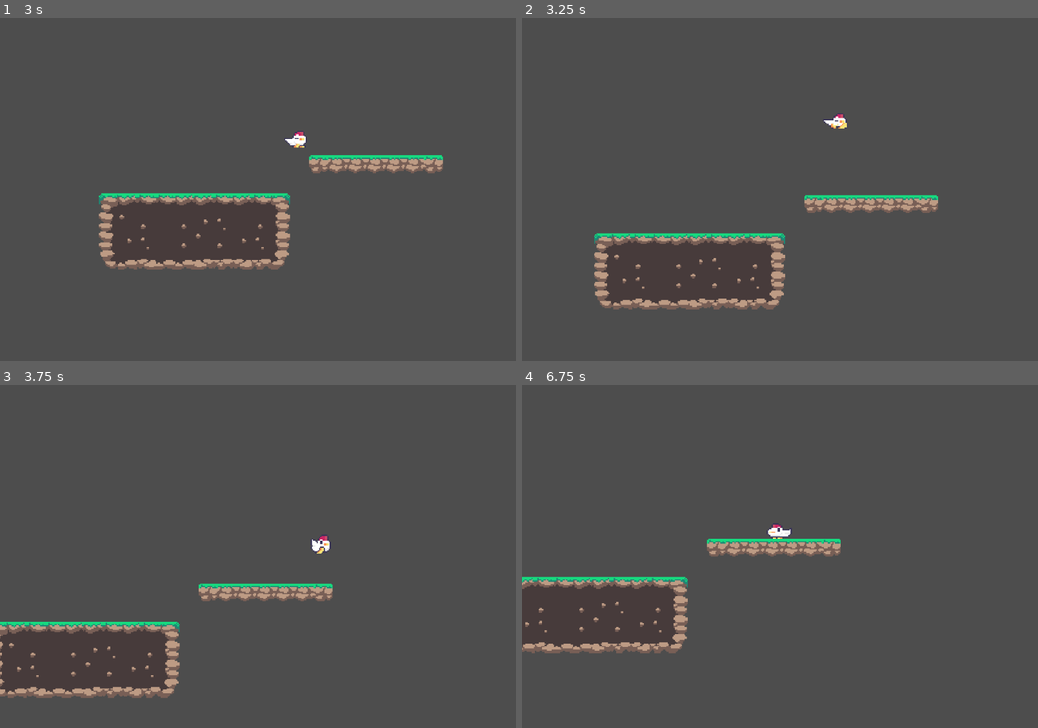
Above: before the commit, frames 1-4 (two rows, left to right).
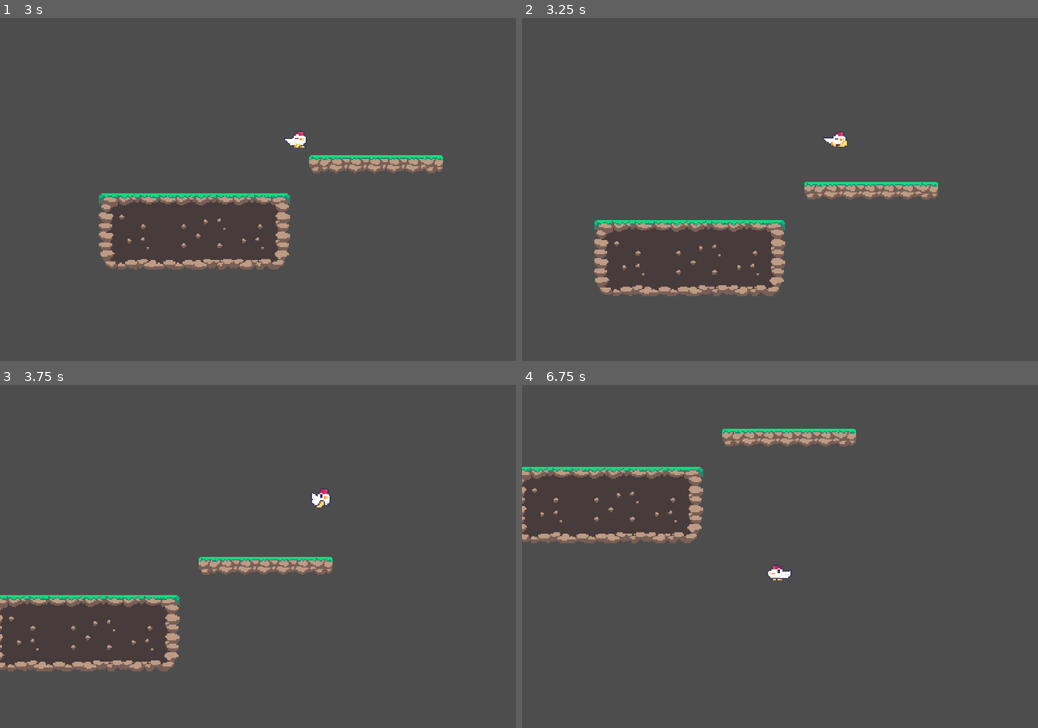
Above: after the commit, the same moments.

Repository: Gabo2447/Aether-Walk
Game: Godot game, scene res://levels/test_map.tscn
Same seed, same stepped clock (60 frames per second), same inputs: the game is played once before the commit and once after it.
Inputs:
- Up to frame 1 (3 s): hold Space (jump) 0.53-1.28 s; hold D (right) 0.53-2.03 s; tap Space (jump) at 1.35, 1.52, 1.82, 2.85 s; hold A (left) 2.03-2.78 s; hold Space (jump) 2.03-2.78 s; hold D (right) from 2.78 s (still down)
- Up to frame 2 (3.25 s): keep holding D (right); tap Space (jump) at 3.02 s
- Up to frame 3 (3.75 s): keep holding D (right); tap Space (jump) at 3.32 s; hold Space (jump) from 3.53 s (still down)
- Up to frame 4 (6.75 s): release D (right) at 4.28 s; release Space (jump) at 4.28 s; hold A (left) 4.28-5.03 s; tap Space (jump) at 4.35, 4.52, 4.82, 5.85, 6.02, 6.32 s; hold D (right) 5.03-5.78 s; hold Space (jump) 5.03-5.78 s; hold A (left) from 5.78 s (still down); hold Space (jump) from 6.53 s (still down)

Frame 1 is identical in both runs. In frame 2, 7.1% of the frame differs, in the area x 14-81%, y 27-85%; in frame 3, 6.9%; in frame 4, 7.3%, in the area x 0-65%, y 12-79%.

Commit message:
fix(jump): fix double jump reset and coyote time behavior

Diff:
--- a/src/components/motion/jump_component.gd
+++ b/src/components/motion/jump_component.gd
@@ -1,16 +1,22 @@
 extends Node2D
 class_name JumpComponent
 
-var max_jumps: int = 2
+@export var total_allowed_jumps: int = 2
+var jumps_available: int = 0
 
 func apply_jump(player: CharacterBody2D, jump_velocity: float, coyote_timer: float, input_buffer: InputComponent) -> void:
-	if input_buffer.consume_action("jump") and (player.is_on_floor() or player.coyote_time < coyote_timer or max_jumps > 0):
-		execute_jump(player, jump_velocity, coyote_timer)
-		max_jumps -= 1
-	elif player.is_on_floor():
-		max_jumps = 2
+	if player.is_on_floor():
+		jumps_available = total_allowed_jumps
 
-func execute_jump(player: CharacterBody2D, jump_velocity: float, coyote_timer: float) -> void:
+	if not player.is_on_floor() and player.coyote_time > coyote_timer and jumps_available == total_allowed_jumps:
+		jumps_available = total_allowed_jumps - 1
+
+	if input_buffer.consume_action("jump"):
+		if jumps_available > 0:
+			execute_jump(player, jump_velocity)
+			jumps_available -= 1
+
+func execute_jump(player: CharacterBody2D, jump_velocity: float) -> void:
 	player.velocity.y = 0
 	player.velocity.y = jump_velocity
-	player.coyote_time = coyote_timer
+	player.coyote_time = 999
